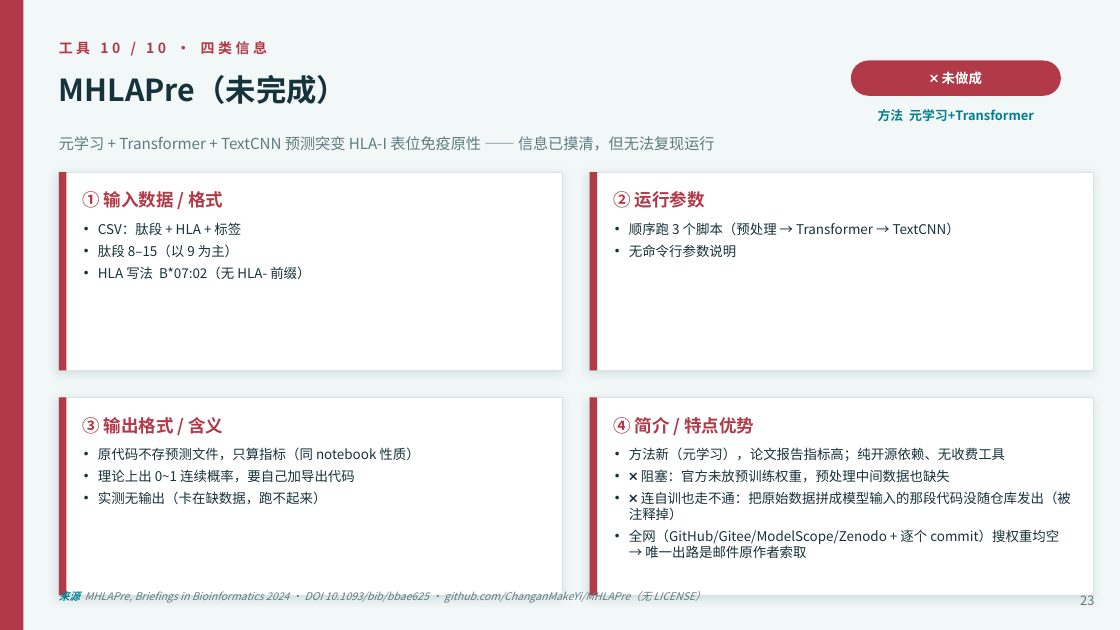
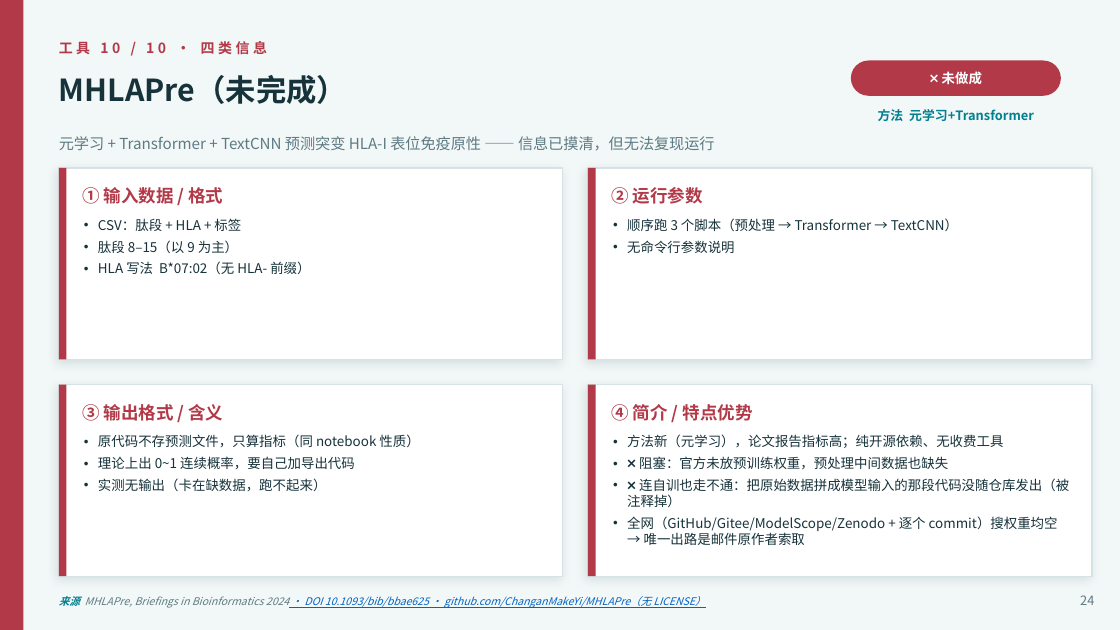
Before and after one commit to legacccY/YJ-Agent, a slide deck: slide 24 of project/meeting/QuantImmuBench/QuantImmuBench_10工具横评_2026-06-25.pptx (slide 23 before the commit). Drawn at 1120x630 pixels with LibreOffice and Linux fonts; fonts in the diff are those of the drawing. Boxes give left, top, right and bottom in pixels: in the first picture for what was removed or moved away, otherwise in the second. Text is boxed around its words. In the diff, an @@ line names an element or a change of style, - is before the commit and + after.

```diff
--- a/project/meeting/QuantImmuBench/QuantImmuBench_10工具横评_2026-06-25.pptx
+++ b/project/meeting/QuantImmuBench/QuantImmuBench_10工具横评_2026-06-25.pptx
@@ rectangle: place and size @@
-rectangle at (59,172,563,371)
+rectangle at (59,168,563,360)
@@ rectangle: place and size @@
-rectangle at (59,172,66,371)
+rectangle at (59,168,66,360)
@@ rectangle: place and size @@
-rectangle at (590,172,1094,371)
+rectangle at (588,168,1092,360)
@@ rectangle: place and size @@
-rectangle at (590,172,597,371)
+rectangle at (588,168,596,360)
@@ text "① 输入数据 / 格式": place and size @@
-text "① 输入数据 / 格式" at (82,191,223,208)
+text "① 输入数据 / 格式" at (82,187,223,204)
@@ text "② 运行参数": place and size @@
-text "② 运行参数" at (613,191,705,208)
+text "② 运行参数" at (611,187,703,204)
@@ text "CSV：肽段 + HLA + 标签": place and size @@
-text "CSV：肽段 + HLA + 标签" at (98,222,310,279)
+text "CSV：肽段 + HLA + 标签" at (98,218,310,274)
@@ text "顺序跑 3 个脚本（预处理 → Transformer ...": place and size @@
-text "顺序跑 3 个脚本（预处理 → Transformer ..." at (629,222,960,257)
+text "顺序跑 3 个脚本（预处理 → Transformer ..." at (627,218,958,253)
@@ rectangle: place and size @@
-rectangle at (59,397,563,596)
+rectangle at (59,385,563,576)
@@ rectangle: place and size @@
-rectangle at (59,397,66,596)
+rectangle at (59,385,66,576)
@@ rectangle: place and size @@
-rectangle at (590,397,1094,596)
+rectangle at (588,385,1092,576)
@@ rectangle: place and size @@
-rectangle at (590,397,597,596)
+rectangle at (588,385,596,576)
@@ text "③ 输出格式 / 含义": place and size @@
-text "③ 输出格式 / 含义" at (82,417,223,434)
+text "③ 输出格式 / 含义" at (82,404,223,421)
@@ text "④ 简介 / 特点优势": place and size @@
-text "④ 简介 / 特点优势" at (613,417,754,434)
+text "④ 简介 / 特点优势" at (611,404,753,421)
@@ text "原代码不存预测文件，只算指标（同 notebook 性质）": place and size @@
-text "原代码不存预测文件，只算指标（同 notebook 性质）" at (98,447,419,504)
+text "原代码不存预测文件，只算指标（同 notebook 性质）" at (98,434,419,491)
@@ text "方法新（元学习），论文报告指标高；纯开源依赖、无收费工具": place and size @@
-text "方法新（元学习），论文报告指标高；纯开源依赖、无收费工具" at (629,447,1071,558)
+text "方法新（元学习），论文报告指标高；纯开源依赖、无收费工具" at (627,434,1069,545)
@@ text "来源 MHLAPre, Briefings in Bioinformatics ..." at (59,596,705,608): text colour #5E7B83 to #0563C1, underline on in "· DOI 10.1093/bib/bbae625 · github.com/ChanganMakeYi/MHLAPre ..." @@
@@ text at (1080,595,1094,605): text changed @@
-23
+24
```
Also in this commit, not shown: 35 other slides changed, 4 slides added, 7 other files.
